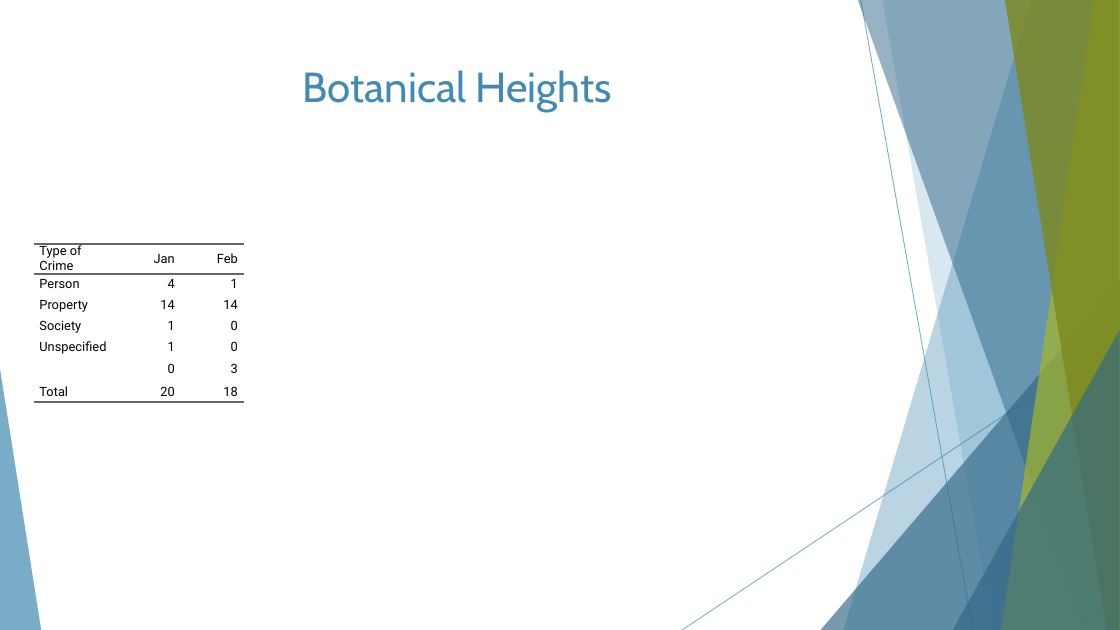
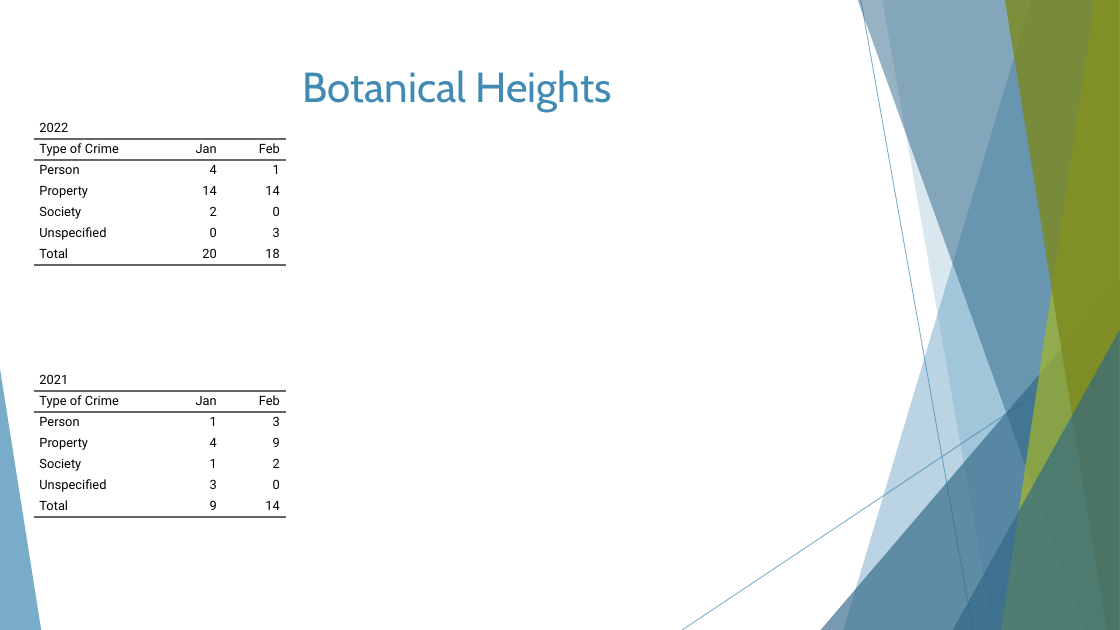
Before and after one commit to wumcrc/monthly-crime-reports, a slide deck: slide 27 of NIBRS/results/presentations/2022/February/fpse-bot-cwe-mc-February2022.pptx. Drawn at 1120x630 pixels with LibreOffice and Linux fonts; fonts in the diff are those of the drawing. Boxes give left, top, right and bottom in pixels: in the first picture for what was removed or moved away, otherwise in the second. Text is boxed around its words. In the diff, an @@ line names an element or a change of style, - is before the commit and + after.

```diff
--- a/NIBRS/results/presentations/2022/February/fpse-bot-cwe-mc-February2022.pptx
+++ b/NIBRS/results/presentations/2022/February/fpse-bot-cwe-mc-February2022.pptx
@@ table at (x1=34, y1=118, x2=286, y2=370) @@
+row 1: 2022 |  | 
-row 4: Society | 1 | 0
-row 5: Unspecified | 1 | 0
-row 6:  | 0 | 3
+row 5: Society | 2 | 0
+row 6: Unspecified | 0 | 3
@@ borders changed @@
@@ table resized from (x1=34, y1=244, x2=244, y2=496) to (x1=34, y1=118, x2=286, y2=370) @@
@@ table added at (x1=34, y1=370, x2=286, y2=622), 7 rows, 3 columns @@
+2021 |  | 
+Type of Crime | Jan | Feb
+Person | 1 | 3
+Property | 4 | 9
+Society | 1 | 2
+Unspecified | 3 | 0
+Total | 9 | 14
```
Also in this commit, not shown: 11 other slides changed, 13 other files.
